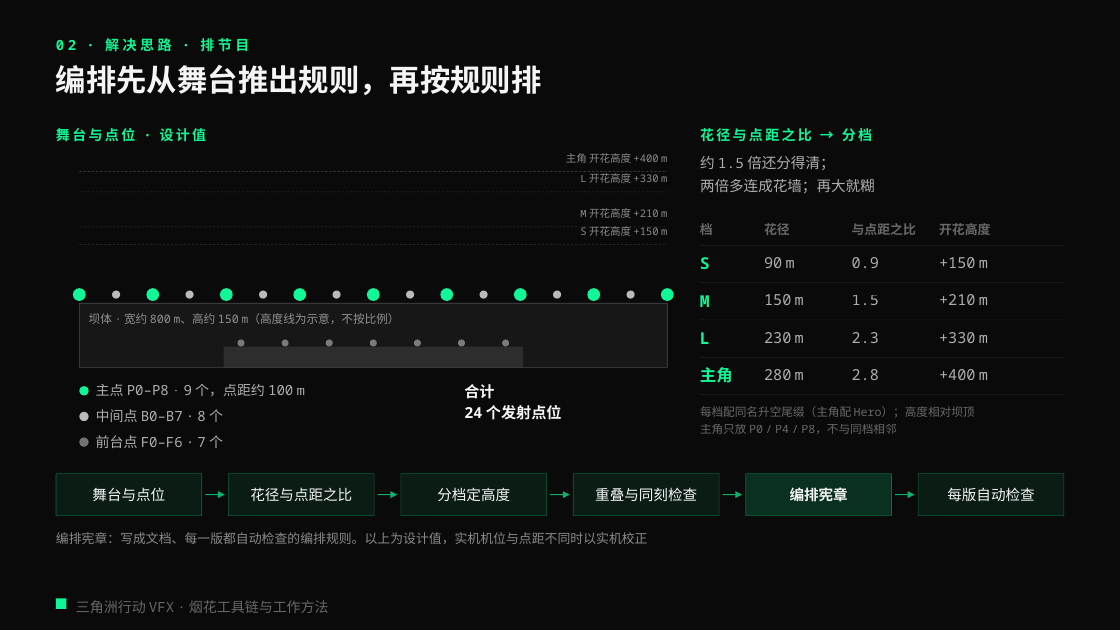
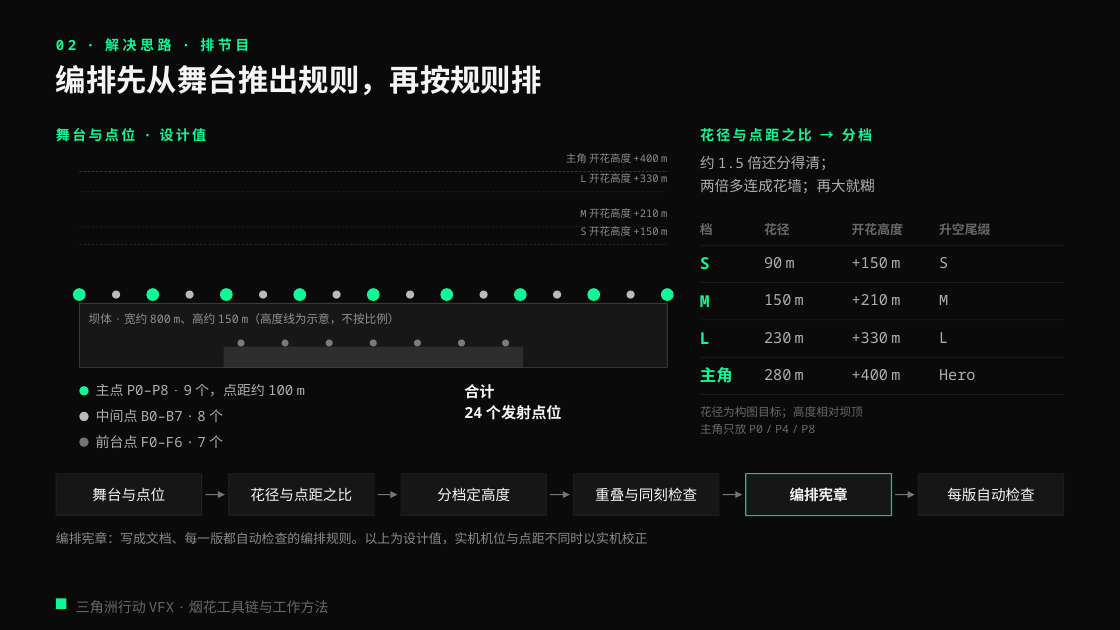
Before and after one commit to loccmaiii-lang/FireWorksLab, a slide deck: slide 11 of 协作/提示词/分享PPT交接_2026-10-29/第三版交付/烟花秀AI全流程_第三版.pptx. Drawn at 1120x630 pixels with LibreOffice and Linux fonts; fonts in the diff are those of the drawing. Boxes give left, top, right and bottom in pixels: in the first picture for what was removed or moved away, otherwise in the second. Text is boxed around its words. In the diff, an @@ line names an element or a change of style, - is before the commit and + after.

```diff
--- a/协作/提示词/分享PPT交接_2026-10-29/第三版交付/烟花秀AI全流程_第三版.pptx
+++ b/协作/提示词/分享PPT交接_2026-10-29/第三版交付/烟花秀AI全流程_第三版.pptx
@@ text removed at (852, 223, 916, 235) @@
-与点距之比
@@ text added at (939, 223, 990, 235), 11 pt, text #F5F5F5 at 40% opacity, bold @@
+升空尾缀
@@ text removed at (852, 257, 879, 268) @@
-0.9
@@ text added at (939, 257, 948, 268), 13 pt, text #F5F5F5 at 70% opacity @@
+S
@@ text at (852, 294, 900, 305): text changed @@
-1.5
++210 m
@@ text at (939, 295, 948, 305): text changed @@
-+210 m
+M
@@ text removed at (852, 332, 879, 343) @@
-2.3
@@ text added at (939, 332, 948, 343), 13 pt, text #F5F5F5 at 70% opacity @@
+L
@@ 4 texts: place and size @@
-4 texts at (939, 223, 990, 380)
+4 texts at (852, 223, 903, 380)
@@ text removed at (852, 369, 879, 380) @@
-2.8
@@ text added at (939, 369, 975, 380), 13 pt, text #F5F5F5 at 70% opacity @@
+Hero
@@ text at (700, 406, 863, 434): text changed @@
-每档配同名升空尾缀（主角配 Hero）；高度相对坝顶
-主角只放 P0 / P4 / P8，不与同档相邻
+花径为构图目标；高度相对坝顶
+主角只放 P0 / P4 / P8
@@ rectangle at (746, 474, 892, 516): fill #0FF796 at 16% opacity to #161616; outline #0FF796 0.5 pt to #0FF796 1 pt @@
@@ fill #0FF796 at 8% opacity to #161616; outline #0FF796 0.5 pt to #F5F5F5 0.5 pt in 5 elements at (56, 474, 202, 516), (229, 474, 375, 516), (401, 474, 547, 516), (574, 474, 720, 516), (918, 474, 1065, 516) @@
@@ arrow (205, 495) - (225, 495): stroke #0FF796 1 pt to #F5F5F5 1 pt @@
@@ arrow (378, 495) - (397, 495): stroke #0FF796 1 pt to #F5F5F5 1 pt @@
@@ arrow (550, 495) - (570, 495): stroke #0FF796 1 pt to #F5F5F5 1 pt @@
@@ arrow (723, 495) - (743, 495): stroke #0FF796 1 pt to #F5F5F5 1 pt @@
@@ arrow (896, 495) - (915, 495): stroke #0FF796 1 pt to #F5F5F5 1 pt @@
```
Also in this commit, not shown: 10 other slides changed, 11 other files.
